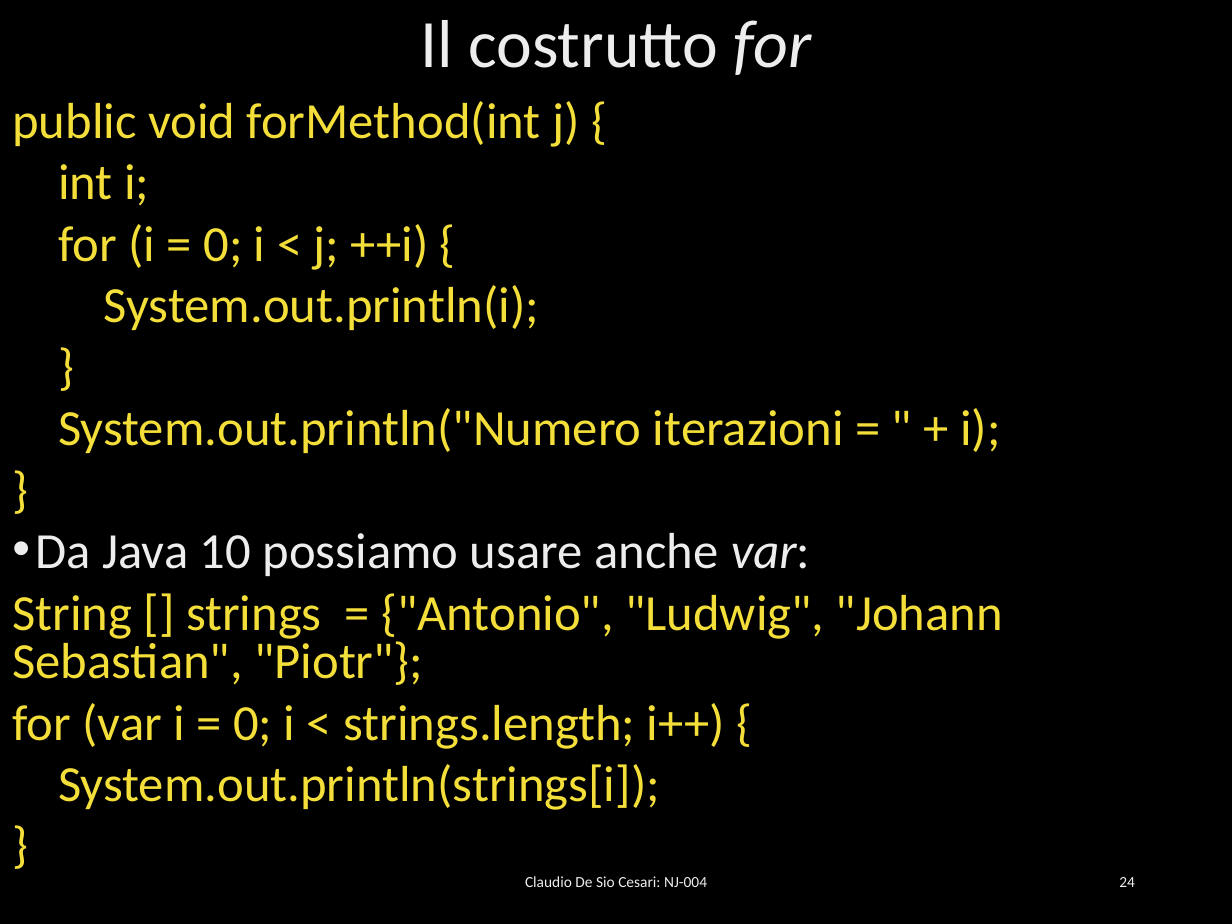
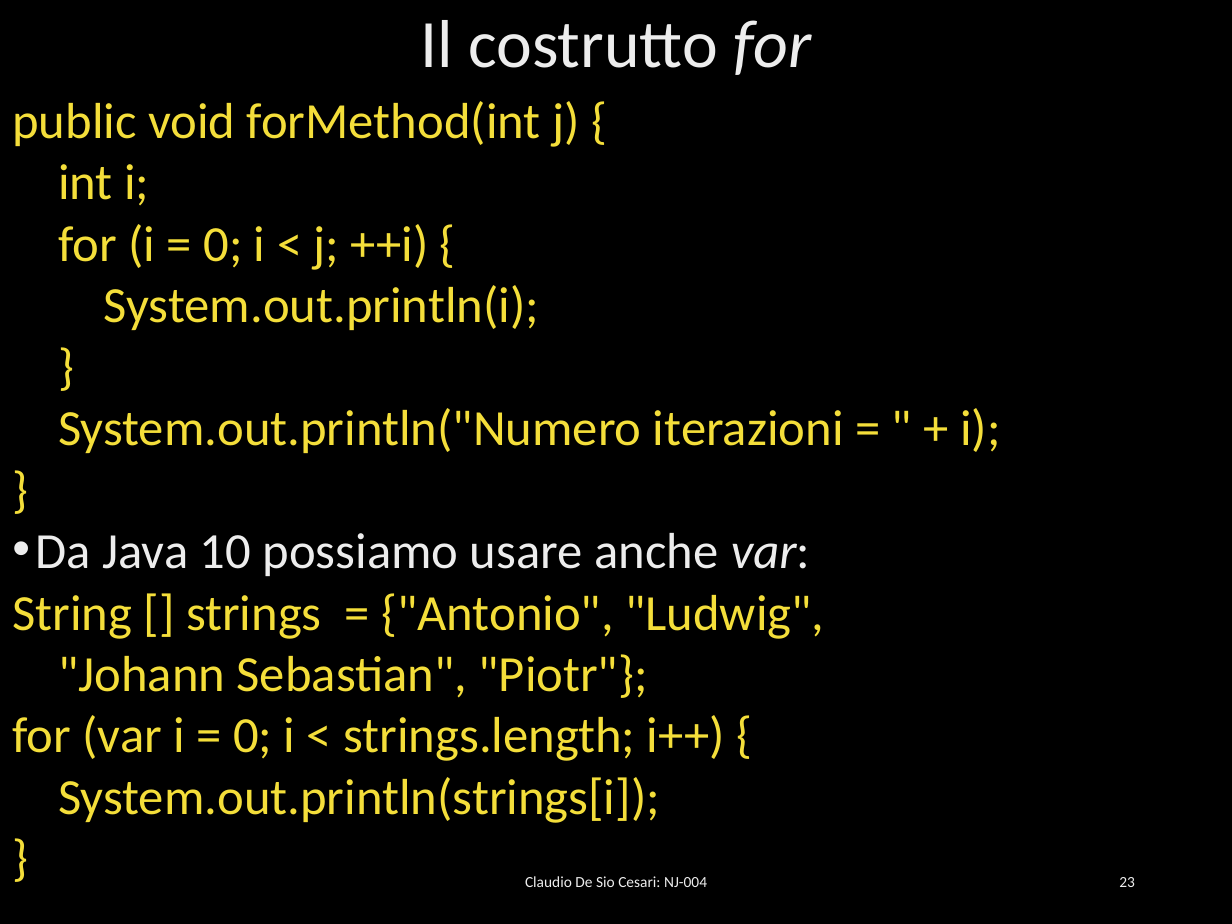
Before and after one commit to desioc/IlNuovoJavaSlides, a slide deck: slide 23 of NJ-004 - Operatori e gestione del flusso di esecuzione.pptx (slide 24 before the commit). Drawn at 1232x924 pixels with LibreOffice and Linux fonts; fonts in the diff are those of the drawing; background and template pictures are left out. Boxes give left, top, right and bottom in pixels: in the first picture for what was removed or moved away, otherwise in the second. Text is boxed around its words. In the diff, an @@ line names an element or a change of style, - is before the commit and + after.

```diff
--- a/NJ-004 - Operatori e gestione del flusso di esecuzione.pptx
+++ b/NJ-004 - Operatori e gestione del flusso di esecuzione.pptx
@@ text at [12,593,824,698]: text changed @@
-String [] strings = {"Antonio", "Ludwig", "Johann Sebastian", "Piotr"};
+String [] strings = {"Antonio", "Ludwig",
+"Johann Sebastian", "Piotr"};
@@ page number at [1119,877,1135,887]: text changed @@
-24
+23
```
Also in this commit, not shown: 30 other slides changed, 3 slides removed, 3 other files.
